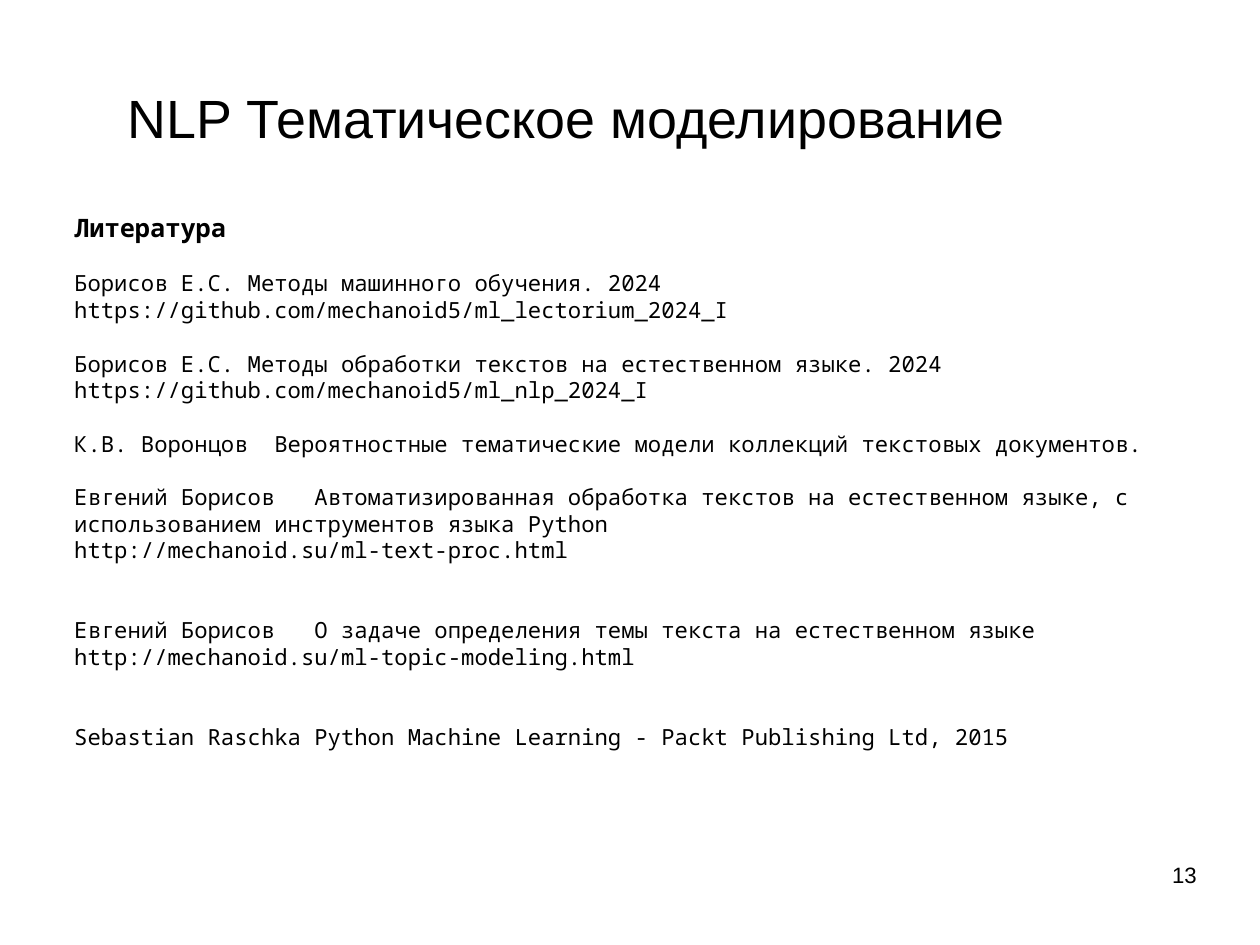
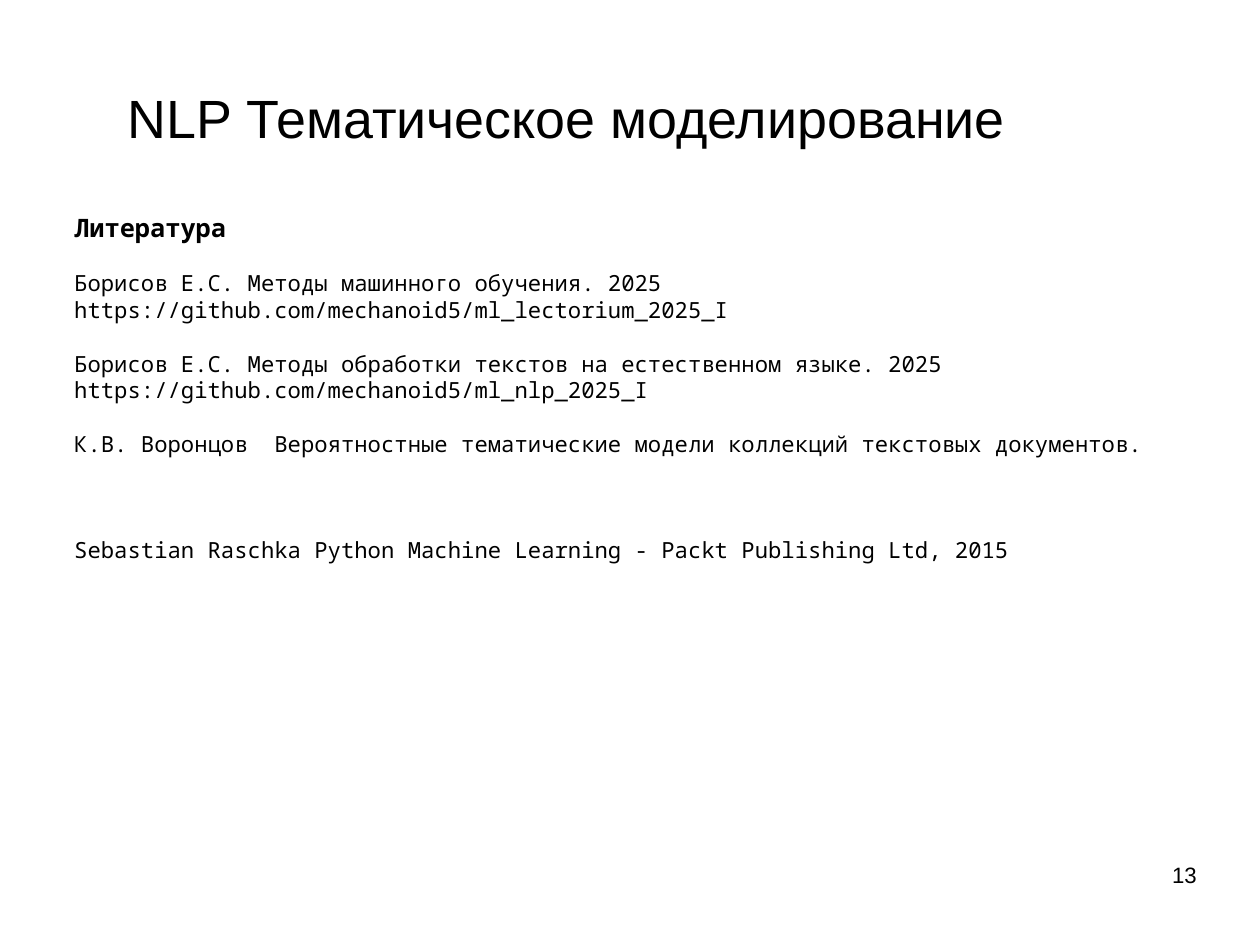
Before and after one commit to mechanoid5/ml_nlp_2025_I, a slide deck: slide 13 of 03-topic-mod.odp. Drawn at 1260x945 pixels with LibreOffice and Linux fonts; fonts in the diff are those of the drawing; background and template pictures are left out. Boxes give left, top, right and bottom in pixels: in the first picture for what was removed or moved away, otherwise in the second. Text is boxed around its words. In the diff, an @@ line names an element or a change of style, - is before the commit and + after.

```diff
--- a/03-topic-mod.odp
+++ b/03-topic-mod.odp
@@ text at (74,274,941,404): text changed @@
-Борисов Е.С. Методы машинного обучения. 2024
-https://github.com/mechanoid5/ml_lectorium_2024_I
-Борисов Е.С. Методы обработки текстов на естественном языке. 2024
-https://github.com/mechanoid5/ml_nlp_2024_I
+Борисов Е.С. Методы машинного обучения. 2025
+https://github.com/mechanoid5/ml_lectorium_2025_I
+Борисов Е.С. Методы обработки текстов на естественном языке. 2025
+https://github.com/mechanoid5/ml_nlp_2025_I
@@ text at (74,488,1128,671): paragraphs removed @@
-Евгений Борисов Автоматизированная обработка текстов на естественном языке, с использованием инструментов языка Python
-http://mechanoid.su/ml-text-proc.html
-Евгений Борисов О задаче определения темы текста на естественном языке
-http://mechanoid.su/ml-topic-modeling.html
```
Also in this commit, not shown: 19 other files.
